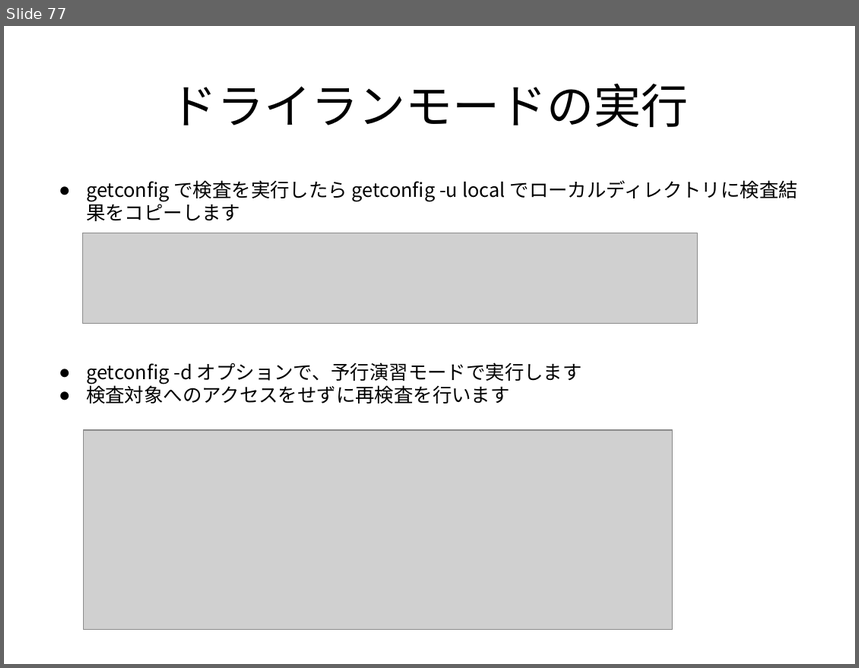
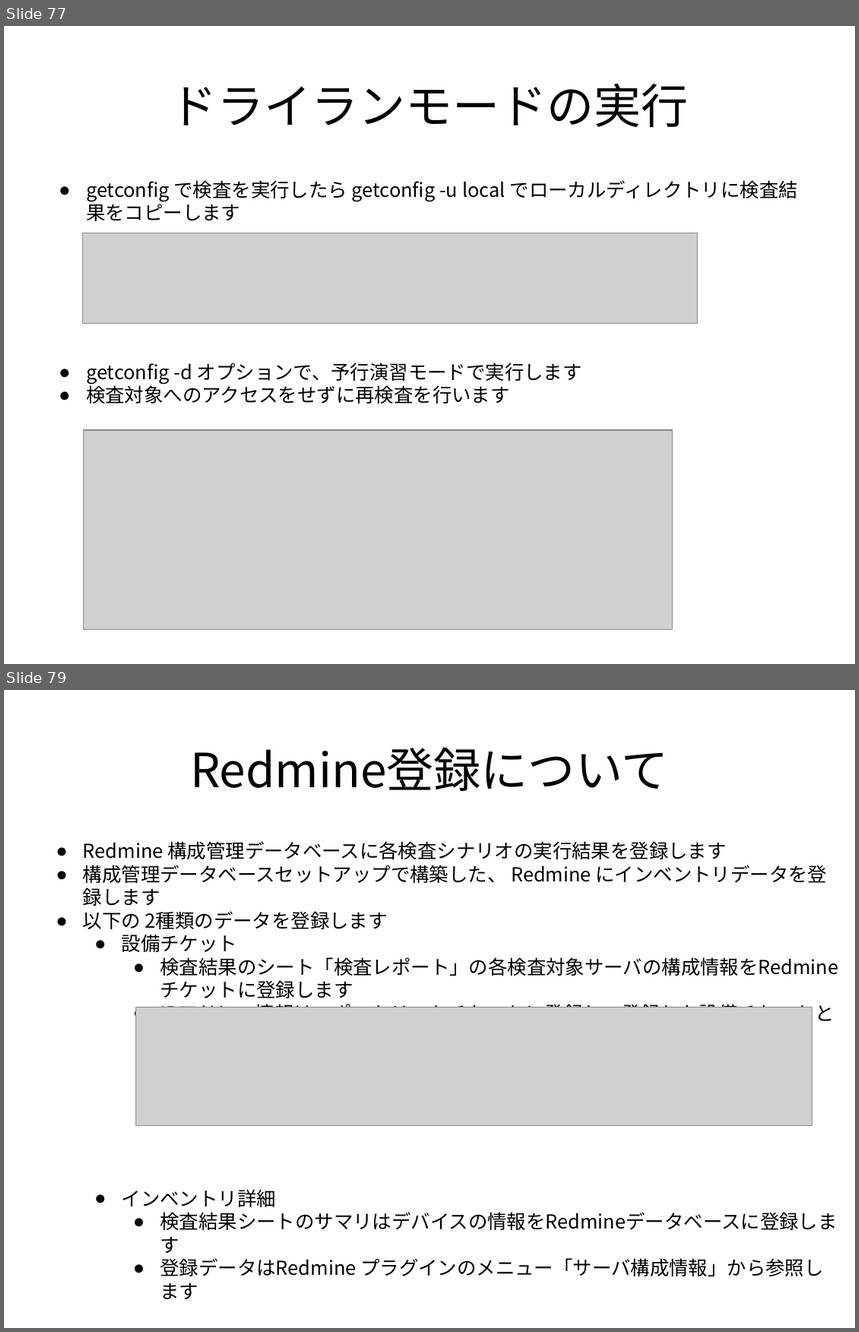
Before and after one commit to frsw3nr/gradle-server-acceptance, a slide deck: docs/jp/tutorial_test_pc.pptx. Shown one above the other, each under a label of ours: slide 77 before the commit, slides 77 and 79 after it; the slides between them are not shown. The pictures are 859x668 and 859x1332 pixels, drawn with LibreOffice and Linux fonts; fonts in the diff are those of the drawing; grey boxes stand for pictures. Boxes give left, top, right and bottom in pixels: in the first picture for what was removed or moved away, otherwise in the second. Text is boxed around its words. In the diff, an @@ line names an element or a change of style, - is before the commit and + after.

```diff
--- a/docs/jp/tutorial_test_pc.pptx
+++ b/docs/jp/tutorial_test_pc.pptx
@@ slide 79 added at (x1=4, y1=690, x2=855, y2=1328), background #FFFFFF @@
@@ text added at (x1=190, y1=748, x2=668, y2=791), 44 pt, text #000000 @@
+Redmine登録について
@@ text added at (x1=83, y1=841, x2=839, y2=1300), 18 pt, text #000000 @@
+● Redmine 構成管理データベースに各検査シナリオの実行結果を登録します
+● 構成管理データベースセットアップで構築した、 Redmine にインベントリデータを登録します
+● 以下の 2種類のデータを登録します
+  ● 設備チケット
+    ● 検査結果のシート「検査レポート」の各検査対象サーバの構成情報をRedmineチケットに登録します
+    ● IPアドレス情報は、ポートリストチケットに登録し、登録した設備チケットとリンクします
+  ● インベントリ詳細
+    ● 検査結果シートのサマリはデバイスの情報をRedmineデータベースに登録します
+    ● 登録データはRedmine プラグインのメニュー「サーバ構成情報」から参照します
@@ picture added at (x1=136, y1=1008, x2=813, y2=1125) @@
```
Also in this commit, not shown: 3 slides changed, 4 other slides added, 2 other files.
